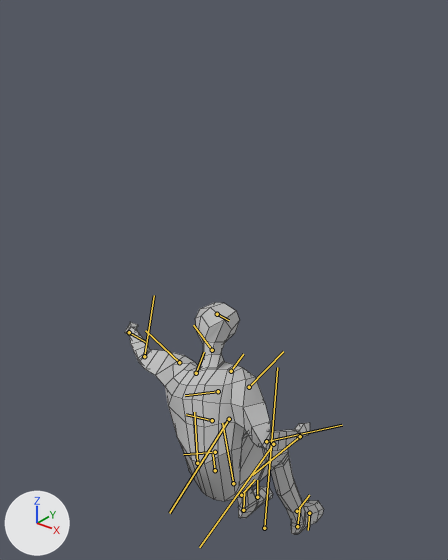
The FBX model Character/animationComponents/patriciaOfficeAnimation.fbx as it was, and as the next commit left it.
Rendered twice from a 50 mm lens placed at (1.63, -1.99, 1.89), pointed at (-0.07, 0.13, 0.58). Every picture has the same lights, and +X, +Y and +Z are marked at lower left. Both versions are drawn at frame 164 of the action 'Take 001'; the numbers are the values there. The bones that bend it are drawn over the model as lines. Mesh edges are drawn as thin lines.

Names of what the first picture shows: 'characterGEO'.
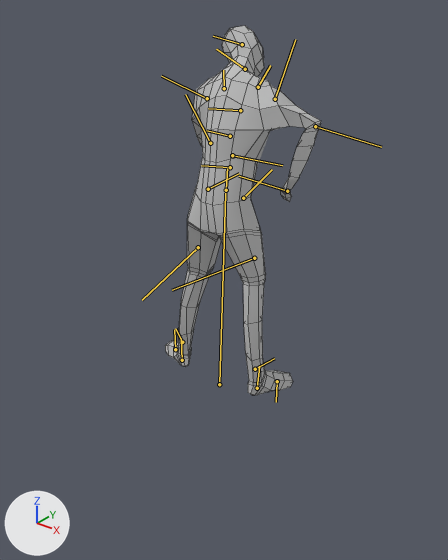
Boxes [x1, y1, x2, y2] around the edits, measured in the pictures (448 x 560 px):
```json
{"object": "characterGEO", "change": "posed", "before": [125, 302, 324, 534], "after": [165, 26, 321, 395], "on screen": "21% narrower, 59% taller"}
{"bone": "Root_Jnt", "before": "(264, 528) to (277, 367)", "after": "(219, 384) to (225, 193)"}
{"bone": "COG_Jnt", "before": "(215, 470) to (212, 451)", "after": "(226, 190) to (227, 167)"}
{"bone": "Hip_L_Jnt", "before": "(197, 463) to (194, 412)", "after": "(208, 189) to (239, 173)"}
{"bone": "Knee_L_Jnt", "before": "(229, 419) to (169, 513)", "after": "(198, 247) to (142, 300)"}
{"bone": "Ankle_L_Jnt", "before": "(241, 495) to (255, 479)", "after": "(182, 342) to (175, 328)"}
{"bone": "Hip_R_Jnt", "before": "(233, 483) to (222, 423)", "after": "(243, 198) to (272, 169)"}
{"bone": "Knee_R_Jnt", "before": "(273, 444) to (199, 547)", "after": "(254, 258) to (172, 290)"}
{"bone": "Ankle_R_Jnt", "before": "(297, 511) to (309, 495)", "after": "(255, 369) to (274, 358)"}
{"bone": "Lower_Back_Jnt", "before": "(215, 452) to (183, 454)", "after": "(230, 167) to (201, 165)"}
{"bone": "Mid_Back_Jnt", "before": "(212, 420) to (186, 414)", "after": "(230, 136) to (206, 130)"}
{"bone": "Upper_Back_Jnt", "before": "(218, 391) to (185, 395)", "after": "(240, 110) to (208, 108)"}
{"bone": "Clavicle_R_Jnt", "before": "(231, 371) to (243, 354)", "after": "(258, 87) to (270, 65)"}
{"bone": "Shoulder_R_Jnt", "before": "(249, 387) to (283, 351)", "after": "(275, 99) to (295, 39)"}
{"bone": "Elbow_R_Jnt", "before": "(266, 441) to (342, 425)", "after": "(315, 126) to (381, 147)"}
{"bone": "Wrist_R_Jnt", "before": "(300, 436) to (252, 475)", "after": "(287, 191) to (239, 176)"}
{"bone": "Clavicle_L_Jnt", "before": "(196, 373) to (204, 352)", "after": "(224, 88) to (223, 70)"}
{"bone": "Shoulder_L_Jnt", "before": "(179, 362) to (145, 330)", "after": "(207, 98) to (161, 76)"}
{"bone": "Elbow_L_Jnt", "before": "(144, 356) to (154, 295)", "after": "(210, 143) to (185, 94)"}
{"bone": "Neck_Jnt", "before": "(212, 350) to (193, 325)", "after": "(245, 69) to (216, 49)"}
{"bone": "Head_Jnt", "before": "(217, 314) to (229, 320)", "after": "(242, 44) to (213, 36)"}
```

The change, as JSON lines over the scene's bpy script:
```json
{"block": "bone_root_jnt", "where": "bone_root_jnt = bpy.data.objects['Joint_Grp'].pose.bones['Root_Jnt']"}
{"op": "set", "path": "bone_root_jnt.location", "old": "(31.7, -74.2, -3.2)", "new": "(-5.0, -0.2, -7.7)"}
{"block": "bone_cog_jnt", "where": "bone_cog_jnt = bpy.data.objects['Joint_Grp'].pose.bones['COG_Jnt']  # child of 'Root_Jnt'"}
{"op": "set", "path": "bone_cog_jnt.location", "old": "(4.8, -33.8, 40.8)", "new": "(0.1, -0.6, -4.9)"}
{"op": "set", "path": "bone_cog_jnt.rotation_quaternion", "old": "(0.0, -0.14, 0.99, 0.0)", "new": "(-0.004, -0.136, 0.98, -0.145)", "note": "degrees (0, -180, 16) -> degrees (16, -177, 15)"}
{"block": "bone_hip_l_jnt", "where": "bone_hip_l_jnt = bpy.data.objects['Joint_Grp'].pose.bones['Hip_L_Jnt']  # child of 'COG_Jnt'"}
{"op": "set", "path": "bone_hip_l_jnt.rotation_quaternion", "old": "(0.613, -0.127, 0.106, 0.772)", "new": "(0.966, -0.165, 0.049, 0.191)", "note": "degrees (0, 19, 103) -> degrees (-18, 9, 21)"}
{"block": "bone_knee_l_jnt", "where": "bone_knee_l_jnt = bpy.data.objects['Joint_Grp'].pose.bones['Knee_L_Jnt']  # child of 'Hip_L_Jnt'"}
{"op": "set", "path": "bone_knee_l_jnt.rotation_quaternion", "old": "(0.73, 0.016, -0.023, 0.683)", "new": "(1.0, 0.0, 0.0, 0.0)", "note": "degrees (0, -3, 86) -> degrees (0, 0, 0)"}
{"block": "bone_ankle_l_jnt", "where": "bone_ankle_l_jnt = bpy.data.objects['Joint_Grp'].pose.bones['Ankle_L_Jnt']  # child of 'Knee_L_Jnt'"}
{"op": "set", "path": "bone_ankle_l_jnt.rotation_quaternion", "old": "(0.983, 0.104, 0.03, -0.149)", "new": "(0.923, -0.374, 0.027, -0.087)", "note": "degrees (11, 5, -17) -> degrees (-44, -1, -10)"}
{"block": "bone_hip_r_jnt", "where": "bone_hip_r_jnt = bpy.data.objects['Joint_Grp'].pose.bones['Hip_R_Jnt']  # child of 'COG_Jnt'"}
{"op": "set", "path": "bone_hip_r_jnt.rotation_quaternion", "old": "(0.651, 0.002, -0.092, 0.753)", "new": "(0.954, 0.0, -0.062, 0.293)", "note": "degrees (-8, -7, 99) -> degrees (-2, -7, 34)"}
{"block": "bone_knee_r_jnt", "where": "bone_knee_r_jnt = bpy.data.objects['Joint_Grp'].pose.bones['Knee_R_Jnt']  # child of 'Hip_R_Jnt'"}
{"op": "set", "path": "bone_knee_r_jnt.rotation_quaternion", "old": "(0.804, -0.011, 0.022, 0.594)", "new": "(0.99, 0.0, 0.006, 0.143)", "note": "degrees (0, 3, 73) -> degrees (0, 1, 16)"}
{"block": "bone_ankle_r_jnt", "where": "bone_ankle_r_jnt = bpy.data.objects['Joint_Grp'].pose.bones['Ankle_R_Jnt']  # child of 'Knee_R_Jnt'"}
{"op": "set", "path": "bone_ankle_r_jnt.rotation_quaternion", "old": "(0.975, 0.012, 0.013, -0.22)", "new": "(0.985, 0.17, -0.001, -0.015)", "note": "degrees (1, 2, -25) -> degrees (20, 0, -2)"}
{"block": "bone_lower_back_jnt", "where": "bone_lower_back_jnt = bpy.data.objects['Joint_Grp'].pose.bones['Lower_Back_Jnt']  # child of 'COG_Jnt'"}
{"op": "set", "path": "bone_lower_back_jnt.rotation_quaternion", "old": "(0.96, -0.162, 0.201, -0.105)", "new": "(0.992, -0.022, -0.105, -0.063)", "note": "degrees (-22, 21, -17) -> degrees (-2, -12, -7)"}
{"block": "bone_mid_back_jnt", "where": "bone_mid_back_jnt = bpy.data.objects['Joint_Grp'].pose.bones['Mid_Back_Jnt']  # child of 'Lower_Back_Jnt'"}
{"op": "set", "path": "bone_mid_back_jnt.rotation_quaternion", "old": "(0.974, 0.121, 0.143, 0.125)", "new": "(0.95, 0.083, 0.286, 0.091)", "note": "degrees (16, 14, 17) -> degrees (14, 32, 15)"}
{"block": "bone_upper_back_jnt", "where": "bone_upper_back_jnt = bpy.data.objects['Joint_Grp'].pose.bones['Upper_Back_Jnt']  # child of 'Mid_Back_Jnt'"}
{"op": "set", "path": "bone_upper_back_jnt.rotation_quaternion", "old": "(0.964, -0.147, -0.174, -0.134)", "new": "(0.981, -0.133, -0.066, -0.124)", "note": "degrees (-15, -22, -13) -> degrees (-14, -9, -13)"}
{"block": "bone_clavicle_r_jnt", "where": "bone_clavicle_r_jnt = bpy.data.objects['Joint_Grp'].pose.bones['Clavicle_R_Jnt']  # child of 'Upper_Back_Jnt'"}
{"op": "set", "path": "bone_clavicle_r_jnt.rotation_quaternion", "old": "(0.992, 0.077, -0.028, -0.1)", "new": "(0.996, 0.094, 0.01, -0.004)", "note": "degrees (9, -2, -12) -> degrees (11, 1, 0)"}
{"block": "bone_shoulder_r_jnt", "where": "bone_shoulder_r_jnt = bpy.data.objects['Joint_Grp'].pose.bones['Shoulder_R_Jnt']  # child of 'Clavicle_R_Jnt'"}
{"op": "set", "path": "bone_shoulder_r_jnt.rotation_quaternion", "old": "(0.948, 0.096, -0.227, 0.203)", "new": "(0.939, 0.09, -0.004, 0.331)", "note": "degrees (6, -28, 23) -> degrees (10, -4, 39)"}
{"block": "bone_elbow_r_jnt", "where": "bone_elbow_r_jnt = bpy.data.objects['Joint_Grp'].pose.bones['Elbow_R_Jnt']  # child of 'Shoulder_R_Jnt'"}
{"op": "set", "path": "bone_elbow_r_jnt.rotation_quaternion", "old": "(0.737, 0.098, 0.667, -0.052)", "new": "(0.727, -0.138, 0.399, -0.541)", "note": "degrees (40, 83, 28) -> degrees (-45, 25, -84)"}
{"block": "bone_wrist_r_jnt", "where": "bone_wrist_r_jnt = bpy.data.objects['Joint_Grp'].pose.bones['Wrist_R_Jnt']  # child of 'Elbow_R_Jnt'"}
{"op": "set", "path": "bone_wrist_r_jnt.rotation_quaternion", "old": "(0.663, -0.129, 0.603, -0.424)", "new": "(0.532, -0.125, 0.426, -0.721)", "note": "degrees (-71, 44, -97) -> degrees (-51, 16, -115)"}
{"block": "bone_clavicle_l_jnt", "where": "bone_clavicle_l_jnt = bpy.data.objects['Joint_Grp'].pose.bones['Clavicle_L_Jnt']  # child of 'Upper_Back_Jnt'"}
{"op": "set", "path": "bone_clavicle_l_jnt.rotation_quaternion", "old": "(0.856, 0.107, -0.114, 0.493)", "new": "(0.98, 0.134, -0.081, 0.125)", "note": "degrees (4, -18, 59) -> degrees (14, -11, 13)"}
{"block": "bone_shoulder_l_jnt", "where": "bone_shoulder_l_jnt = bpy.data.objects['Joint_Grp'].pose.bones['Shoulder_L_Jnt']  # child of 'Clavicle_L_Jnt'"}
{"op": "set", "path": "bone_shoulder_l_jnt.rotation_quaternion", "old": "(0.88, -0.439, -0.16, 0.085)", "new": "(0.856, -0.248, -0.452, -0.034)", "note": "degrees (-55, -12, 17) -> degrees (-40, -52, 16)"}
{"block": "bone_elbow_l_jnt", "where": "bone_elbow_l_jnt = bpy.data.objects['Joint_Grp'].pose.bones['Elbow_L_Jnt']  # child of 'Shoulder_L_Jnt'"}
{"op": "set", "path": "bone_elbow_l_jnt.rotation_quaternion", "old": "(0.964, 0.259, -0.026, 0.048)", "new": "(0.979, 0.091, -0.123, 0.134)", "note": "degrees (30, -4, 5) -> degrees (9, -15, 14)"}
{"block": "bone_neck_jnt", "where": "bone_neck_jnt = bpy.data.objects['Joint_Grp'].pose.bones['Neck_Jnt']  # child of 'Upper_Back_Jnt'"}
{"op": "set", "path": "bone_neck_jnt.rotation_quaternion", "old": "(0.938, -0.268, 0.164, 0.147)", "new": "(0.973, -0.013, 0.208, -0.104)", "note": "degrees (-30, 23, 12) -> degrees (-4, 24, -13)"}
{"block": "bone_head_jnt", "where": "bone_head_jnt = bpy.data.objects['Joint_Grp'].pose.bones['Head_Jnt']  # child of 'Neck_Jnt'"}
{"op": "set", "path": "bone_head_jnt.rotation_quaternion", "old": "(1.0, 0.0, 0.0, 0.0)", "new": "(0.904, 0.42, -0.023, -0.075)", "note": "degrees (0, 0, 0) -> degrees (50, 1, -9)"}
```
